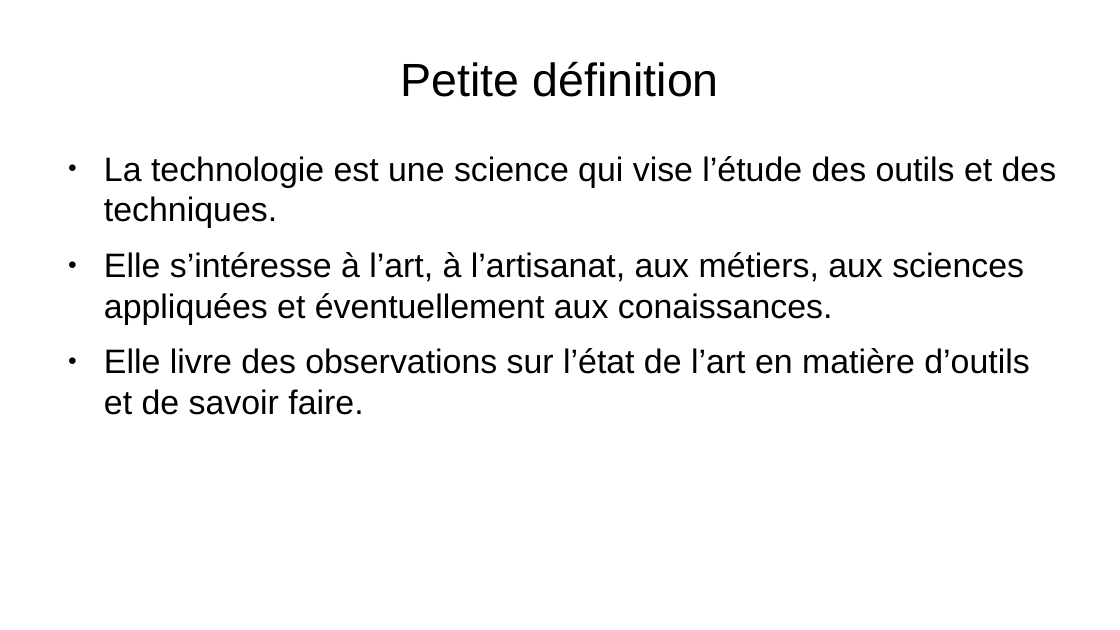
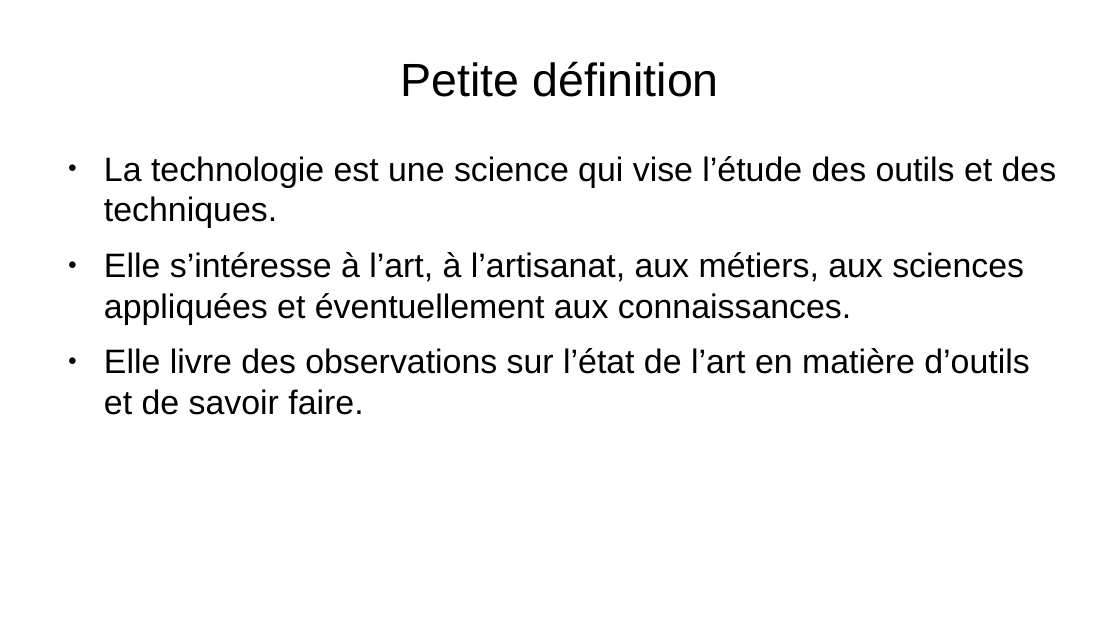
Before and after one commit to Merliin42/Cours-Techno, a slide deck: slide 3 of Introduction/Introduction.odp. Drawn at 1120x630 pixels with LibreOffice and Linux fonts; fonts in the diff are those of the drawing; background and template pictures are left out. Boxes give left, top, right and bottom in pixels: in the first picture for what was removed or moved away, otherwise in the second. Text is boxed around its words. In the diff, an @@ line names an element or a change of style, - is before the commit and + after.

```diff
--- a/Introduction/Introduction.odp
+++ b/Introduction/Introduction.odp
@@ text at [104, 252, 1024, 324]: text changed @@
-● Elle s’intéresse à l’art, à l’artisanat, aux métiers, aux sciences appliquées et éventuellement aux conaissances.
+● Elle s’intéresse à l’art, à l’artisanat, aux métiers, aux sciences appliquées et éventuellement aux connaissances.
```
Also in this commit, not shown: 1 other slide changed, 2 other files.
